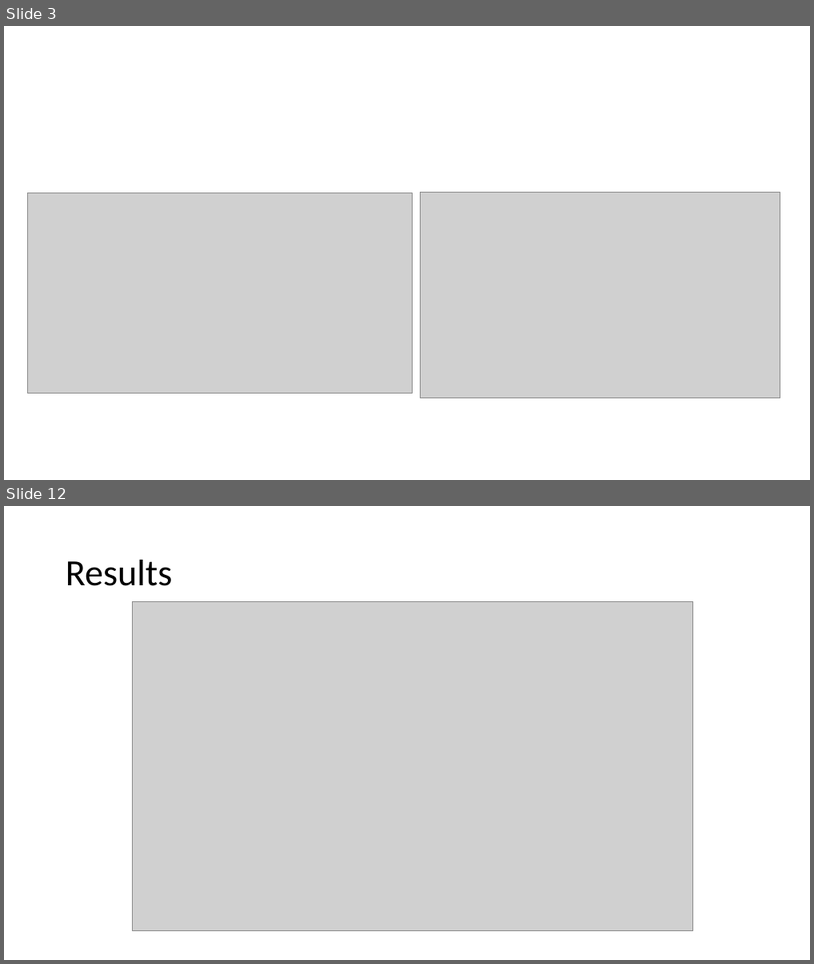
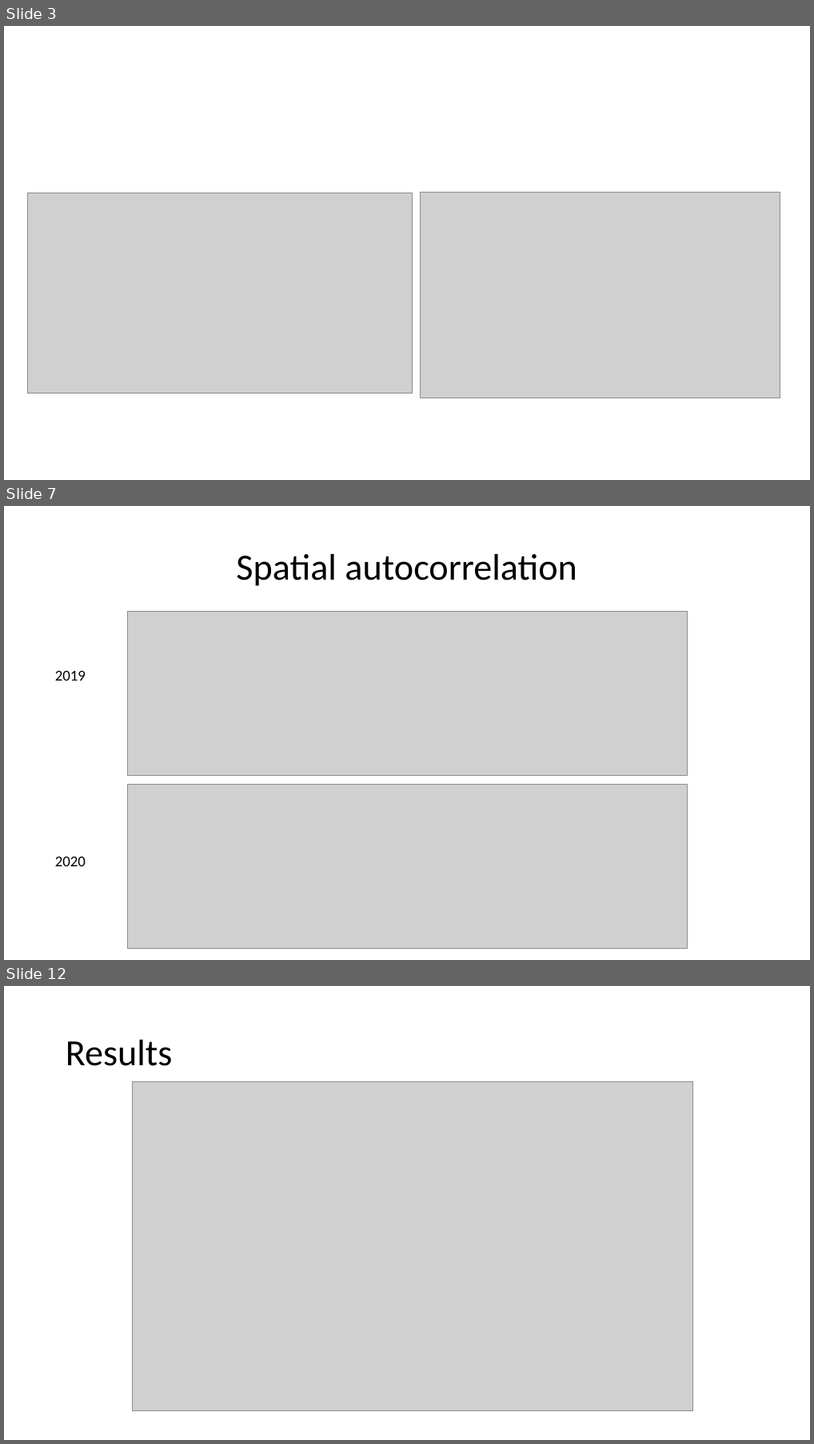
Before and after one commit to saraghivarello/Climate-and-conflict, a slide deck: Weather, conflicts and IDPs in Somalia_isi.odp. Shown one above the other, each under a label of ours: slides 3 and 12 before the commit, slides 3, 7 and 12 after it; the slides between them are not shown. The pictures are 814x964 and 814x1444 pixels, drawn with LibreOffice and Linux fonts; fonts in the diff are those of the drawing; grey boxes stand for pictures. Boxes give left, top, right and bottom in pixels: in the first picture for what was removed or moved away, otherwise in the second. Text is boxed around its words. In the diff, an @@ line names an element or a change of style, - is before the commit and + after.

```diff
--- a/Weather, conflicts and IDPs in Somalia_isi.odp
+++ b/Weather, conflicts and IDPs in Somalia_isi.odp
@@ slide 7 added at [4,506,810,960], background #FFFFFF @@
@@ title added at [236,554,577,586], 44 pt, text #000000 @@
+Spatial autocorrelation
@@ picture added at [127,611,687,775] @@
@@ text added at [55,670,86,680], 18 pt, text #000000 @@
+2019
@@ picture added at [127,784,687,948] @@
@@ text added at [55,856,86,866], 18 pt, text #000000 @@
+2020
```
Also in this commit, not shown: 9 slides changed, 3 other slides added, 4 slides removed, 1 other file.
